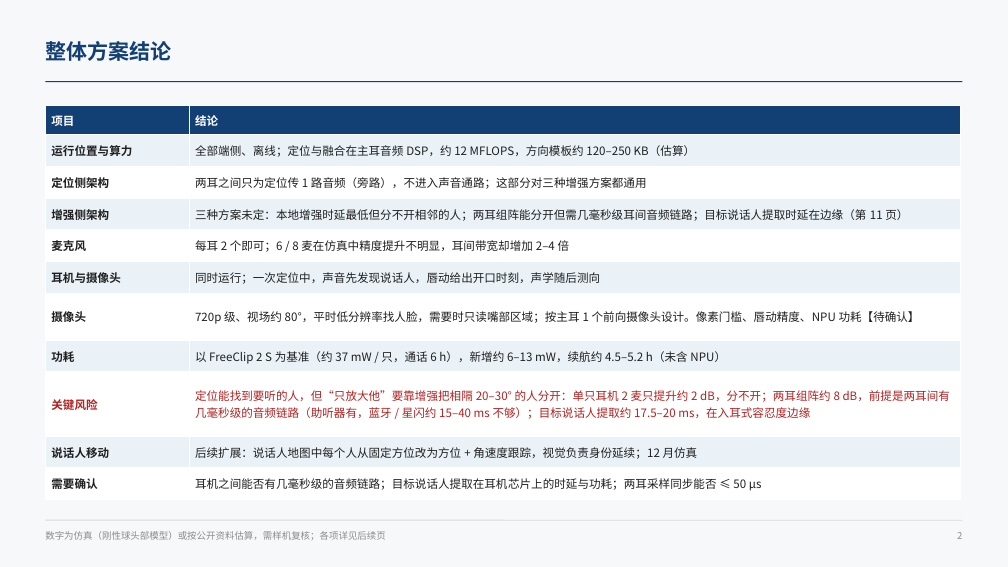
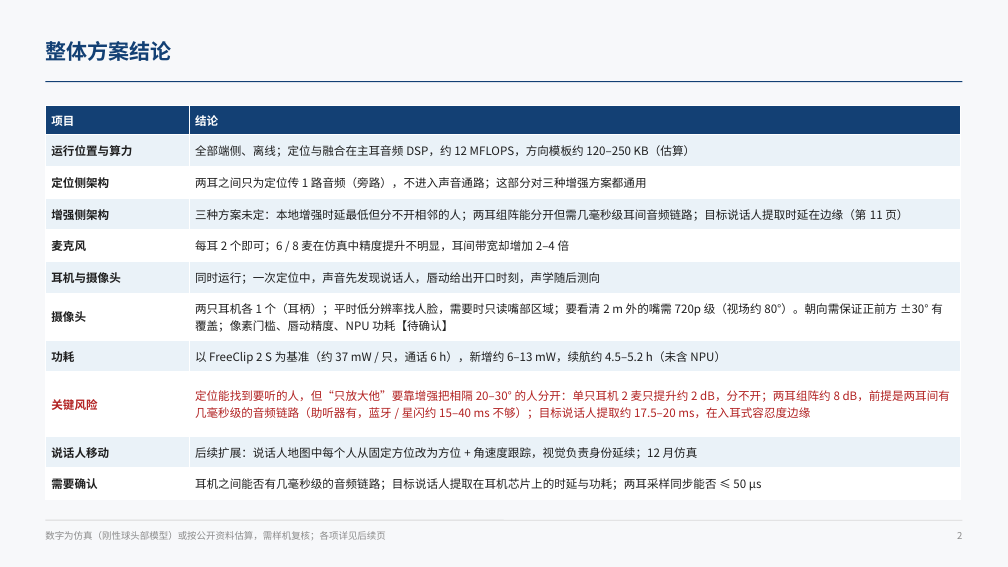
Before and after one commit to ZeroFoxxi/ssl-scene1, a slide deck: slide 2 of 02_耳机声源定位/耳机摄像头听觉辅助_整体设计方案.pptx. Drawn at 1008x567 pixels with LibreOffice and Linux fonts; fonts in the diff are those of the drawing. Boxes give left, top, right and bottom in pixels: in the first picture for what was removed or moved away, otherwise in the second. Text is boxed around its words. In the diff, an @@ line names an element or a change of style, - is before the commit and + after.

```diff
--- a/02_耳机声源定位/耳机摄像头听觉辅助_整体设计方案.pptx
+++ b/02_耳机声源定位/耳机摄像头听觉辅助_整体设计方案.pptx
@@ table at (45, 106, 960, 496) @@
-row 7, column 2: 720p 级、视场约 80°，平时低分辨率找人脸，需要时只读嘴部区域；按主耳 1 个前向摄像头设计。像素门槛、唇动精度、NPU 功耗【待确认】
+row 7, column 2: 两只耳机各 1 个（耳柄）；平时低分辨率找人脸，需要时只读嘴部区域；要看清 2 m 外的嘴需 720p 级（视场约 80°）。朝向需保证正前方 ±30° 有覆盖；像素门槛、唇动精度、NPU 功耗【待确认】
```
Also in this commit, not shown: 4 other slides changed, 4 other files.
